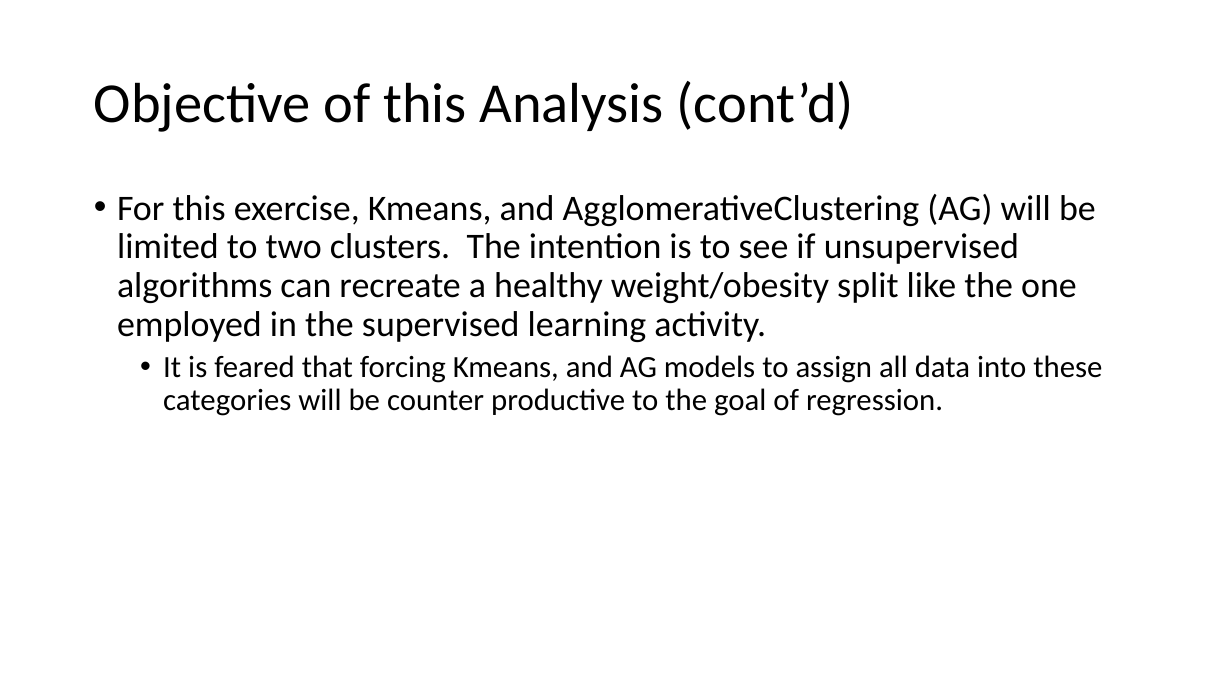
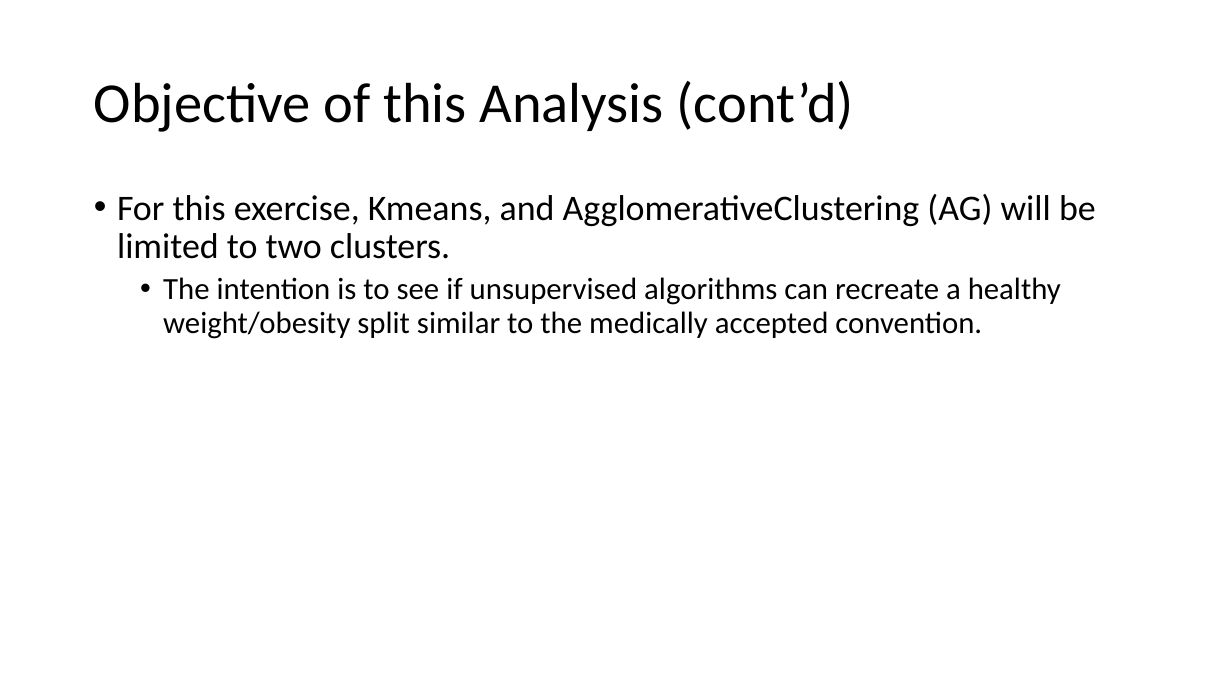
Before and after one commit to M-Matrona/IBM-Machine-Learning-Course, a slide deck: slide 7 of Course_4_Unsupervised_Learning/Classification_Project_Body_Fat_Prediction.pptx. Drawn at 1232x693 pixels with LibreOffice and Linux fonts; fonts in the diff are those of the drawing. Boxes give left, top, right and bottom in pixels: in the first picture for what was removed or moved away, otherwise in the second. Text is boxed around its words. In the diff, an @@ line names an element or a change of style, - is before the commit and + after.

```diff
--- a/Course_4_Unsupervised_Learning/Classification_Project_Body_Fat_Prediction.pptx
+++ b/Course_4_Unsupervised_Learning/Classification_Project_Body_Fat_Prediction.pptx
@@ text at (117, 194, 1096, 339): text changed; size 28 to 24 pt @@
-• For this exercise, Kmeans, and AgglomerativeClustering (AG) will be limited to two clusters. The intention is to see if unsupervised algorithms can recreate a healthy weight/obesity split like the one employed in the supervised learning activity.
-  • It is feared that forcing Kmeans, and AG models to assign all data into these categories will be counter productive to the goal of regression.
+• For this exercise, Kmeans, and AgglomerativeClustering (AG) will be limited to two clusters.
+  • The intention is to see if unsupervised algorithms can recreate a healthy weight/obesity split similar to the medically accepted convention.
```
Also in this commit, not shown: 9 other slides changed, 15 other files.
